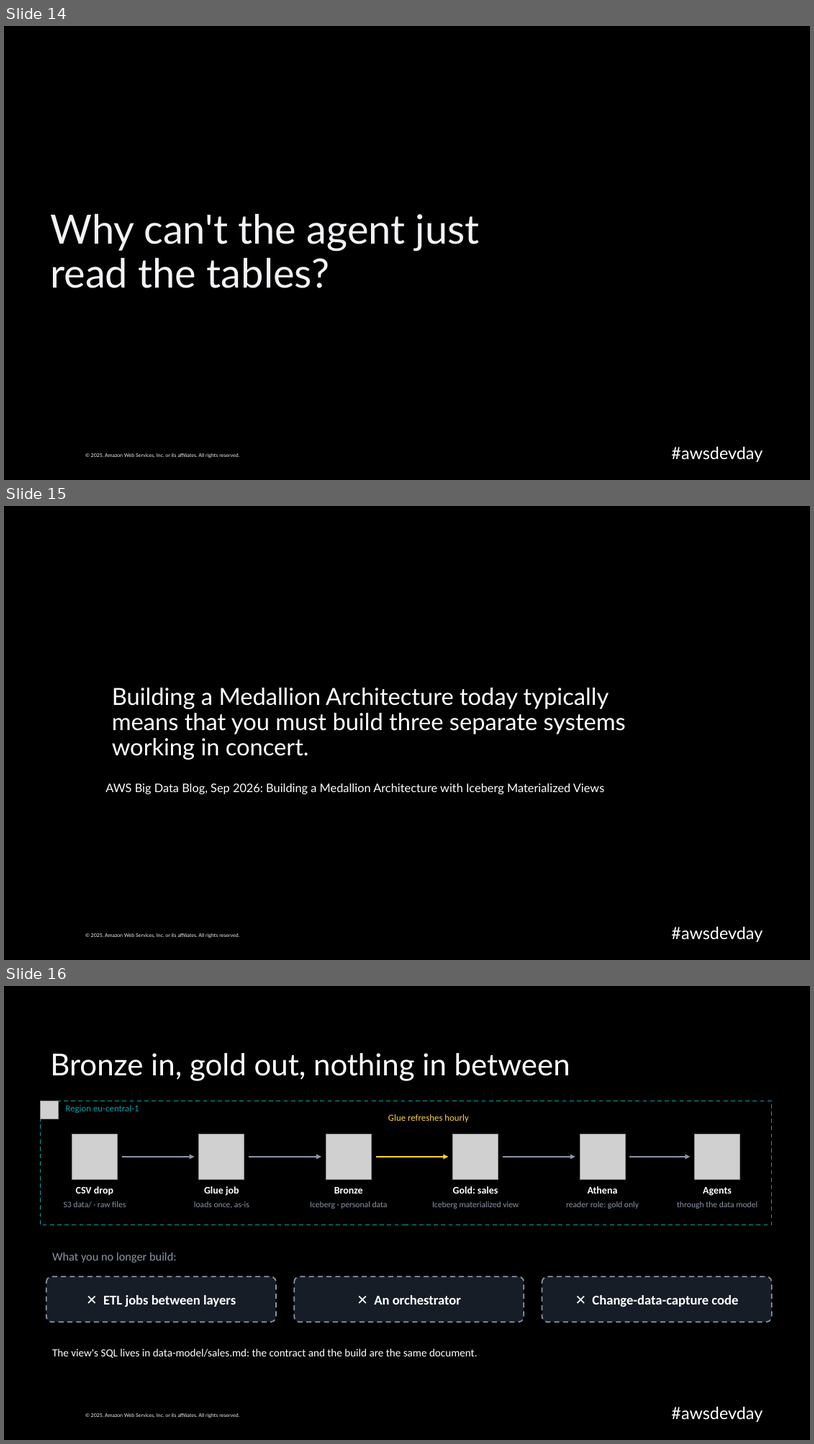
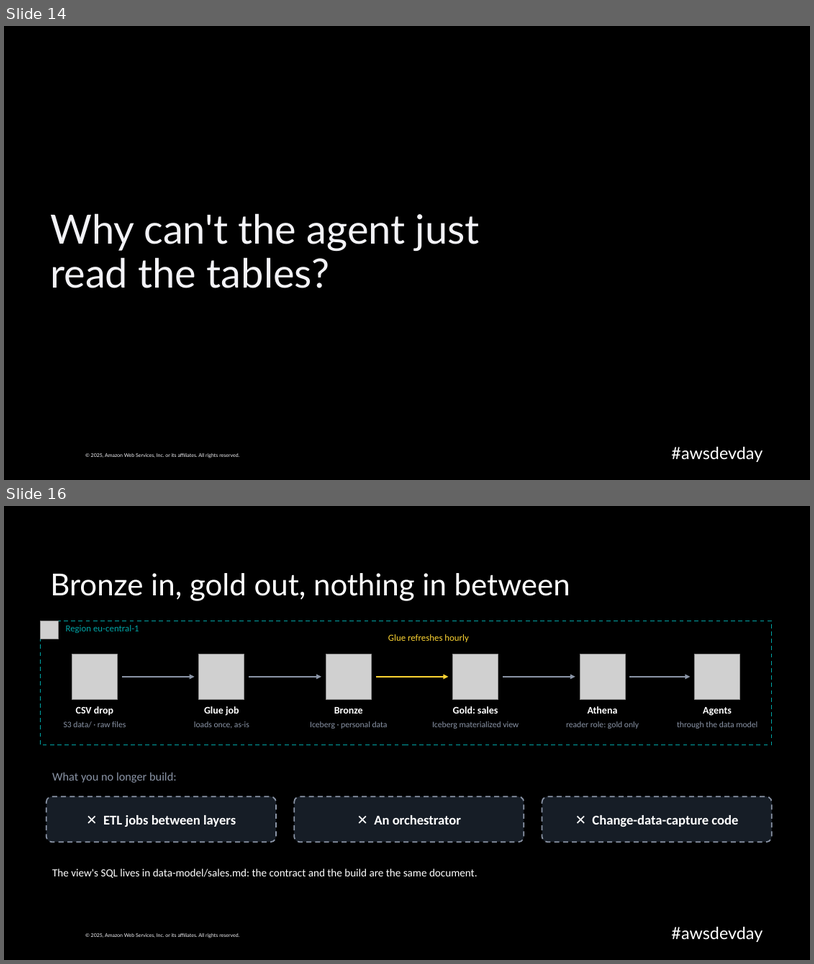
Before and after one commit to caroline-cah/lakehouse-harness, a slide deck: talk/harness-engineering-live.pptx. Shown one above the other, each under a label of ours: slides 14, 15 and 16 before the commit, slides 14 and 16 after it; the slides between them are not shown. The pictures are 814x1444 and 814x964 pixels, drawn with LibreOffice and Linux fonts; fonts in the diff are those of the drawing; grey boxes stand for pictures; background and template pictures are left out. Boxes give left, top, right and bottom in pixels: in the first picture for what was removed or moved away, otherwise in the second. Text is boxed around its words. In the diff, an @@ line names an element or a change of style, - is before the commit and + after.

```diff
--- a/talk/harness-engineering-live.pptx
+++ b/talk/harness-engineering-live.pptx
@@ slide 15 removed at (4,506,810,960), background #000000; not listed: 2 template elements that a slide beside it also shows @@
@@ title removed at (112,687,626,759) @@
-Building a Medallion Architecture today typically means that you must build three separate systems working in concert.
@@ text removed at (106,783,604,794) @@
-AWS Big Data Blog, Sep 2026: Building a Medallion Architecture with Iceberg Materialized Views
```
Also in this commit, not shown: 1 slide changed, 1 slide added, 2 other files.
